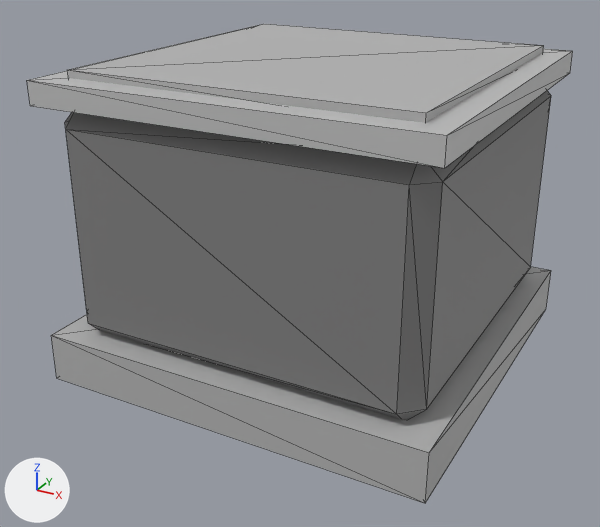
Renders of the glTF model assets-source/shadow-circuit/circuit-kit-v2/tile-wall.glb from each side of a commit.
Rendered twice from a 50 mm lens placed at (0.892, -1.736, 1.079), pointed at (-0.022, -0.074, 0.248). The lights are fixed; the arrows at lower left show +X, +Y and +Z. The first picture is the older version. Mesh edges are drawn as thin lines. Vertices at exactly the same position are counted once.

Names of what the first picture shows: 'tile-wall'.
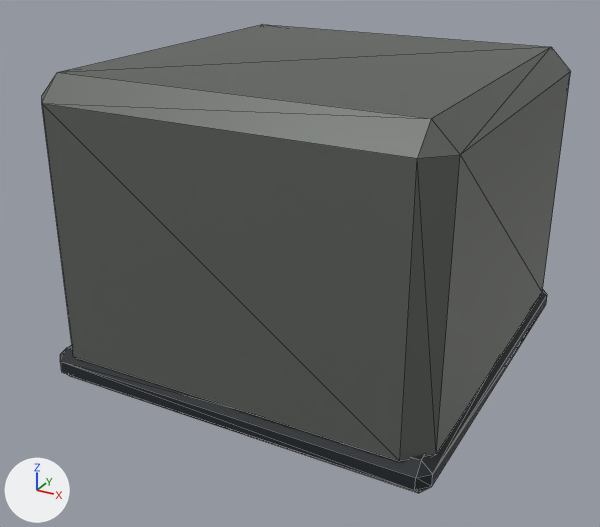
What differs and where, as boxes [x1, y1, x2, y2] in the pictures (600 x 527 px):
'tile-wall', recoloured, reshaped
    before: [27, 24, 573, 503]
    after: [42, 25, 571, 493]
part 1 of me_cube_004, rebuilt
    before: [65, 91, 551, 420]
    after: [42, 25, 571, 462]
part 2 of me_cube_004, rebuilt (14% shorter)
    before: [51, 267, 551, 503]
    after: [60, 290, 547, 493]
part 3 of me_cube_004, deleted
    before: [68, 24, 544, 123]
part 4 of me_cube_004, deleted
    before: [27, 49, 573, 168]

Edits to the bpy script that builds the scene:
```text
Change mat_circuit_edge:
    mat_circuit_edge.base_color: (0.235, 0.235, 0.235) -> (0.117, 0.127, 0.114)  # grey #858585 -> dark grey #60645f
Add mat_circuit_rubber:
    mat_circuit_rubber = principled_material('circuit-rubber')
    mat_circuit_rubber.base_color = (0.0116, 0.016, 0.0203)  # black #1c2227
    mat_circuit_rubber.roughness = 0.7
Change me_cube_004:
    used by ob_tile_wall; location = (0.0, 0.0, 0.0)
    remove me_cube_004.from_pydata(...)  # 48 vertices, 80 faces; spans x -0.48..0.48, y -0.48..0.48, z 0.0..0.745
    remove me_cube_004.materials.append(mat_circuit_obsidian)  # grey #b8b8b8
    add me_cube_004.from_pydata(...)  # 48 vertices, 88 faces; spans x -0.482..0.482, y -0.482..0.482, z 0.0..0.74
    me_cube_004 part 1: the loose piece of 24 vertices spanning x -0.44..0.44, y -0.44..0.44, z 0.11..0.67 is rebuilt with 24 vertices and now spans x -0.475..0.475, y -0.475..0.475, z 0.02..0.74
    me_cube_004 part 2: the loose piece of 8 vertices spanning x -0.48..0.48, y -0.48..0.48, z 0.0..0.12 is rebuilt with 24 vertices and now spans x -0.482..0.482, y -0.482..0.482, z 0.0..0.08, in mat_circuit_rubber (black #1c2227)
    me_cube_004 part 3: the loose piece of 8 vertices spanning x -0.405..0.405, y -0.405..0.405, z 0.715..0.745 is deleted
    me_cube_004 part 4: the loose piece of 8 vertices spanning x -0.465..0.465, y -0.465..0.465, z 0.673..0.727 is deleted
    remove me_cube_004.materials.append(mat_circuit_bronze)  # light grey #dddddd
    add me_cube_004.materials.append(mat_circuit_rubber)  # black #1c2227
```
